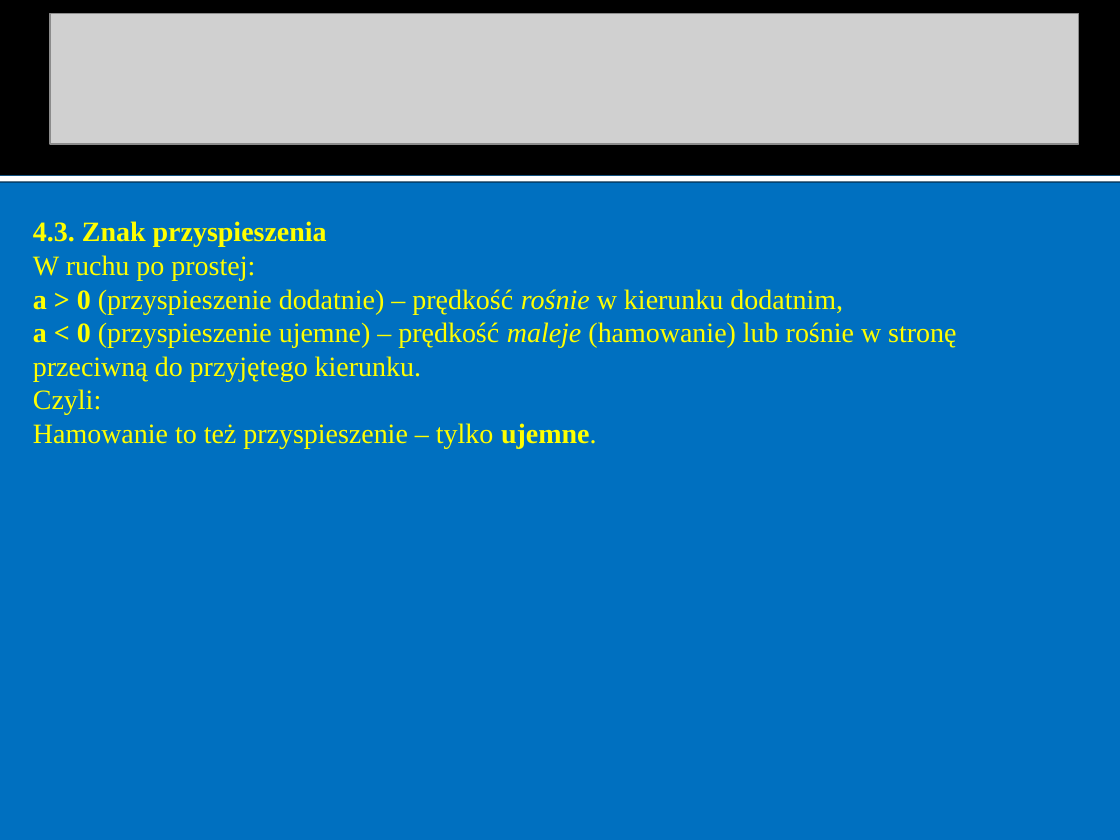
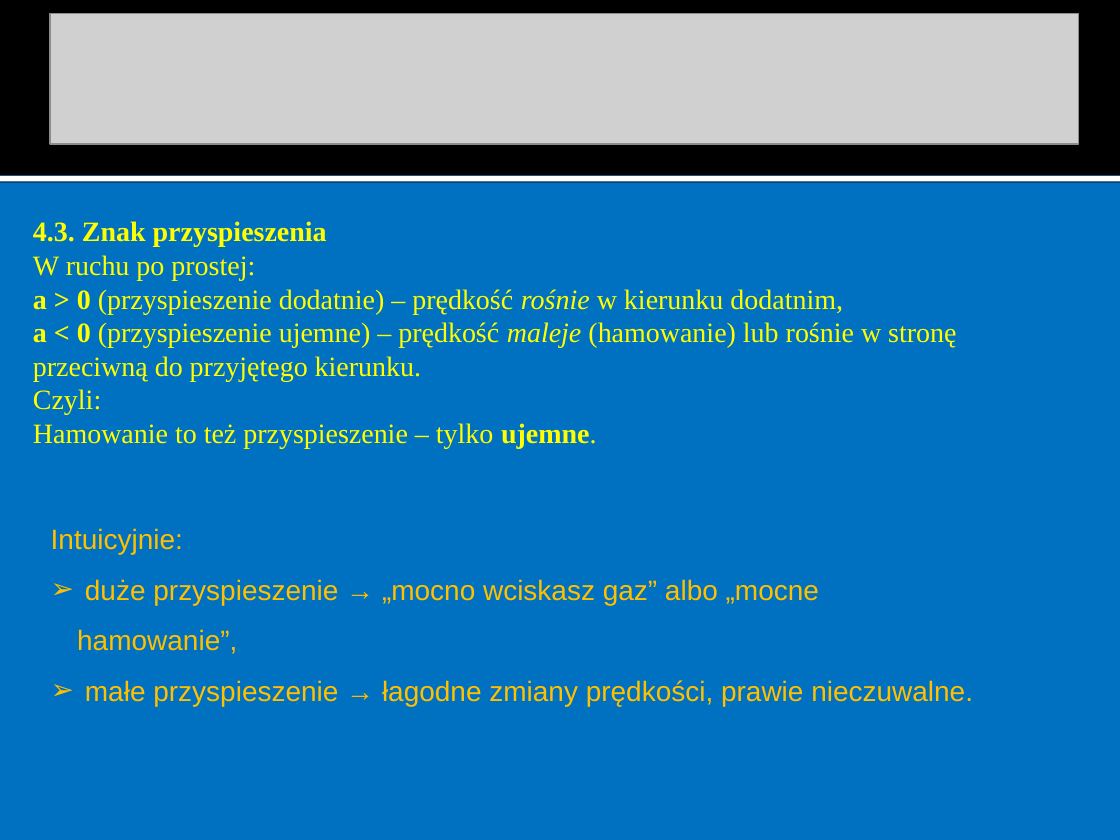
Before and after one commit to MichalMus/Fizyka-w-szkole, a slide deck: slide 6 of 4.Kinematyka/3.ruch prostoliniowy zmienny.ppt (slide 7 before the commit). Drawn at 1120x840 pixels with LibreOffice and Linux fonts; fonts in the diff are those of the drawing; grey boxes stand for pictures. Boxes give left, top, right and bottom in pixels: in the first picture for what was removed or moved away, otherwise in the second. Text is boxed around its words. In the diff, an @@ line names an element or a change of style, - is before the commit and + after.

```diff
--- a/4.Kinematyka/3.ruch prostoliniowy zmienny.ppt
+++ b/4.Kinematyka/3.ruch prostoliniowy zmienny.ppt
@@ text added at (51,528,973,706), 18 pt, text #FFC000 @@
+Intuicyjnie:
+➢ duże przyspieszenie → „mocno wciskasz gaz” albo „mocne hamowanie”,
+➢ małe przyspieszenie → łagodne zmiany prędkości, prawie nieczuwalne.
```
Also in this commit, not shown: 12 slides added, 2 slides removed, 2 other files.
